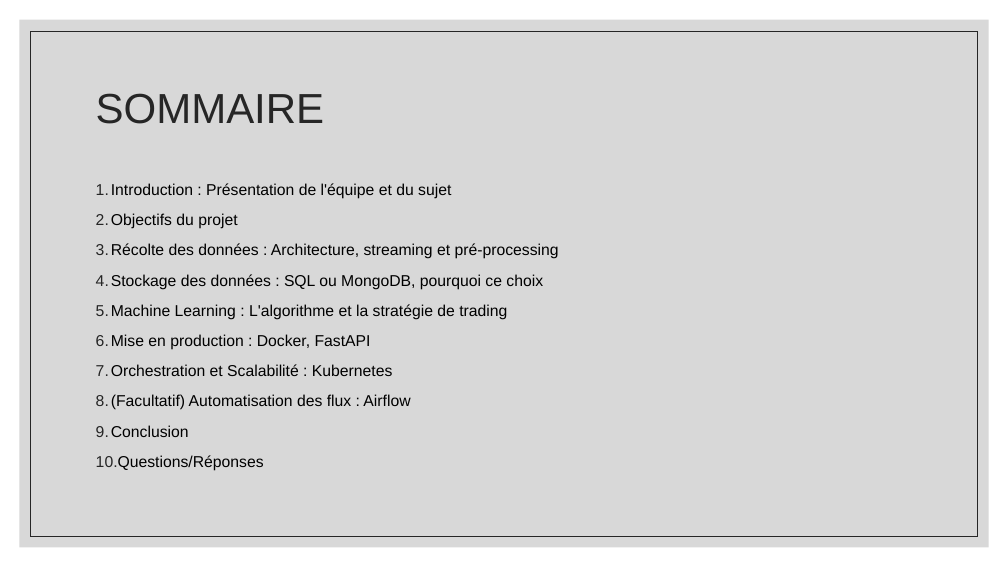
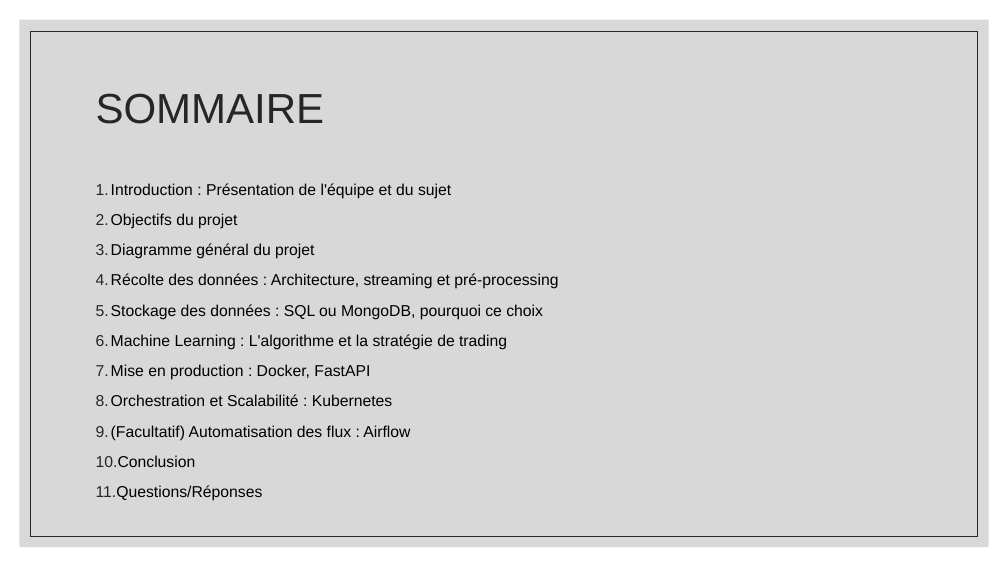
Before and after one commit to swip10/OPA, a slide deck: slide 3 of Gestion de projet/Présentation projet_OPA.pptx. Drawn at 1008x567 pixels with LibreOffice and Linux fonts; fonts in the diff are those of the drawing. Boxes give left, top, right and bottom in pixels: in the first picture for what was removed or moved away, otherwise in the second. Text is boxed around its words. In the diff, an @@ line names an element or a change of style, - is before the commit and + after.

```diff
--- a/Gestion de projet/Présentation projet_OPA.pptx
+++ b/Gestion de projet/Présentation projet_OPA.pptx
@@ text at (x1=111, y1=243, x2=314, y2=259): paragraph added @@
+3. Diagramme général du projet
```
Also in this commit, not shown: 4 other slides changed, 1 slide added, 2 other files.
